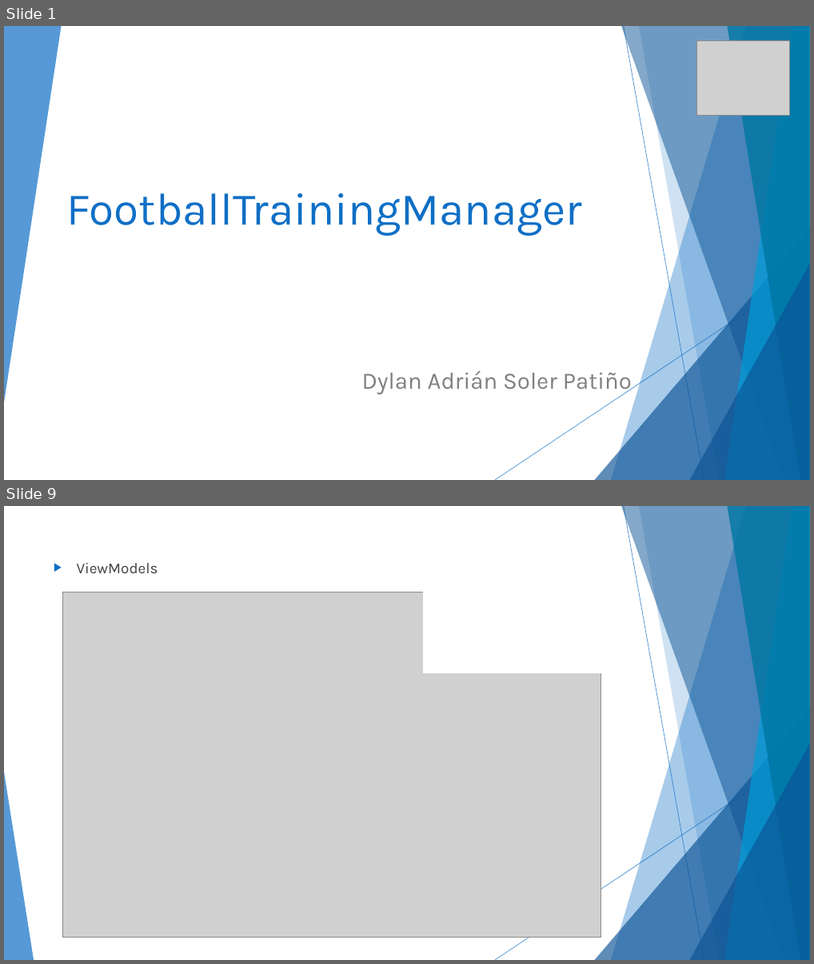
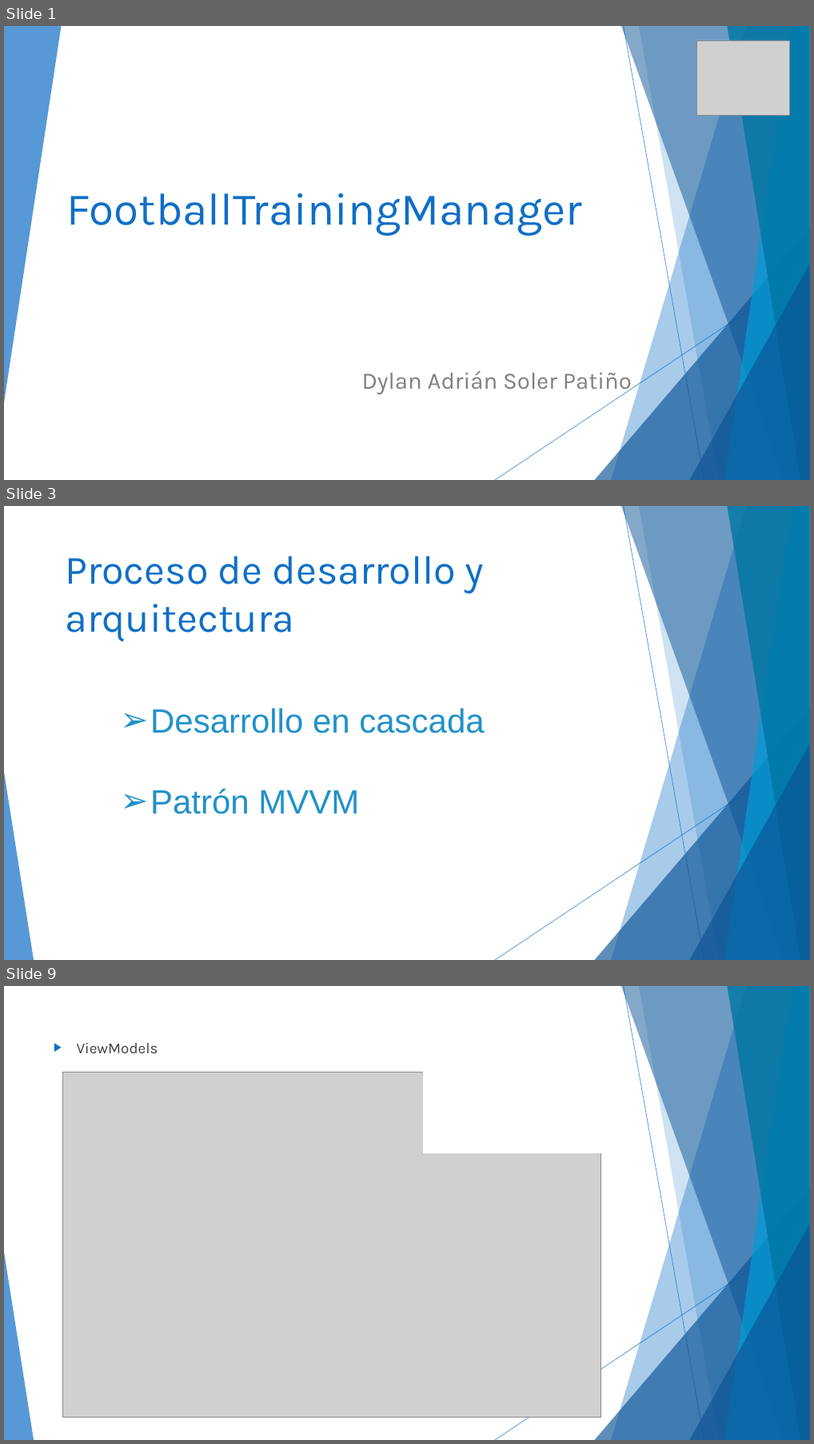
Before and after one commit to DylanSoler/ProyectoDAM, a slide deck: Documentacion/Presentacion/FootballTrainingManagerPresentacion.pptx. Shown one above the other, each under a label of ours: slides 1 and 9 before the commit, slides 1, 3 and 9 after it; the slides between them are not shown. The pictures are 814x964 and 814x1444 pixels, drawn with LibreOffice and Linux fonts; fonts in the diff are those of the drawing; grey boxes stand for pictures. Boxes give left, top, right and bottom in pixels: in the first picture for what was removed or moved away, otherwise in the second. Text is boxed around its words. In the diff, an @@ line names an element or a change of style, - is before the commit and + after.

```diff
--- a/Documentacion/Presentacion/FootballTrainingManagerPresentacion.pptx
+++ b/Documentacion/Presentacion/FootballTrainingManagerPresentacion.pptx
@@ slide 3 added at (4,506,810,960), background #FFFFFF; not listed: 10 template elements that a slide beside it also shows @@
@@ text added at (65,556,484,642), 48 pt, text #0F6FC6 @@
+Proceso de desarrollo y arquitectura
@@ text added at (150,708,484,814), 40 pt, text #2191C9 @@
+➢ Desarrollo en cascada
+➢ Patrón MVVM
```
Also in this commit, not shown: 9 slides changed, 1 slide removed, 2 other files.
